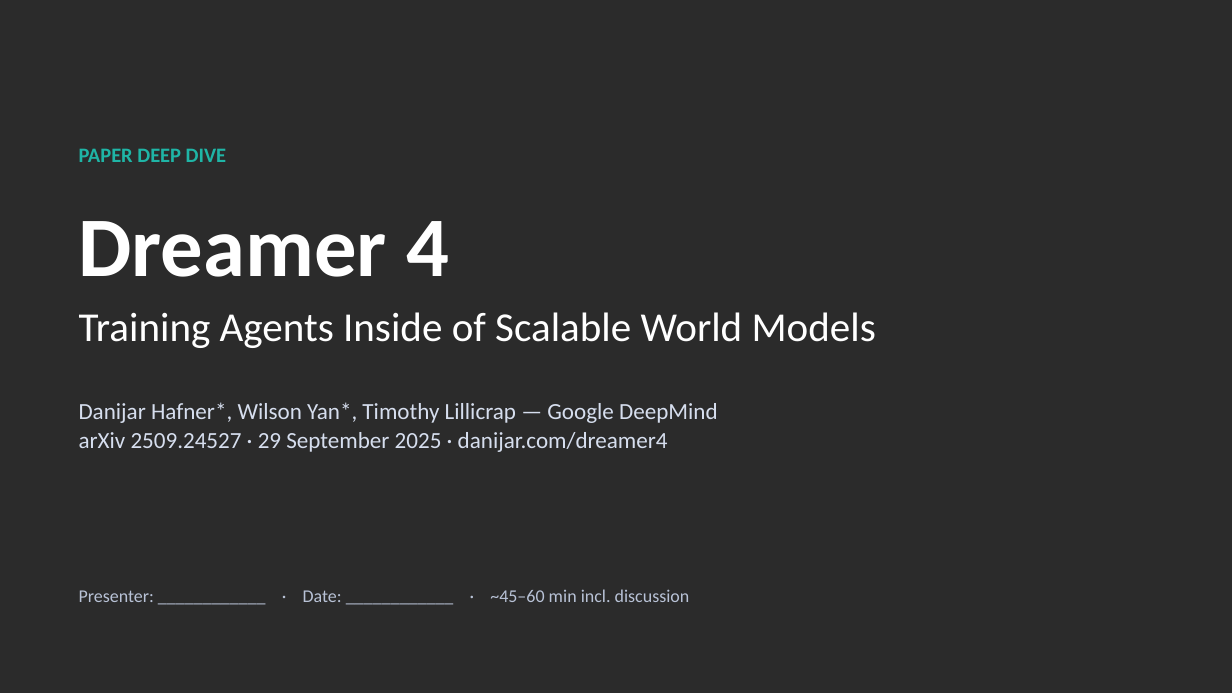
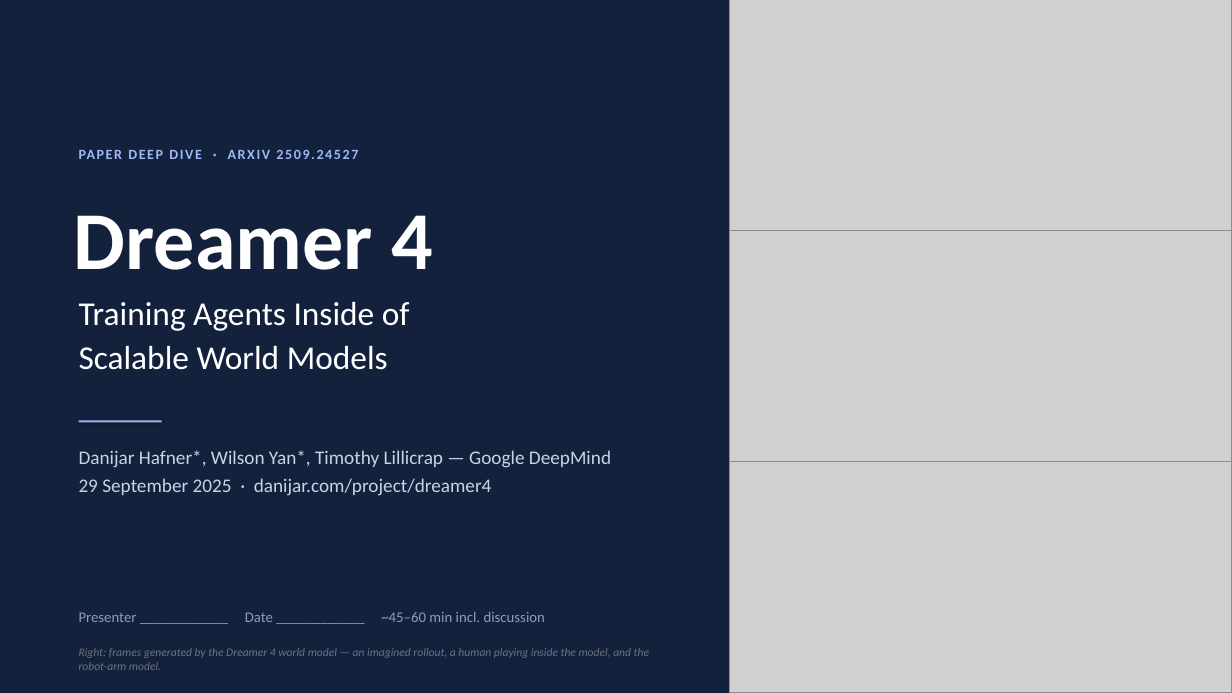
Before and after one commit to HarmannBitte/Dreamer-4, a slide deck: slide 1 of presentation/Dreamer4_Deep_Dive.pptx. Drawn at 1232x693 pixels with LibreOffice and Linux fonts; fonts in the diff are those of the drawing; grey boxes stand for pictures; background and template pictures are left out; a plain dark background stands for a picture behind light text. Boxes give left, top, right and bottom in pixels: in the first picture for what was removed or moved away, otherwise in the second. Text is boxed around its words. In the diff, an @@ line names an element or a change of style, - is before the commit and + after.

```diff
--- a/presentation/Dreamer4_Deep_Dive.pptx
+++ b/presentation/Dreamer4_Deep_Dive.pptx
@@ background picture (left out) to #FFFFFF @@
@@ rectangle added at (x1=0, y1=0, x2=1232, y2=693), fill #14213D @@
@@ picture added at (x1=730, y1=0, x2=1232, y2=231) @@
@@ text at (x1=79, y1=148, x2=226, y2=162): text changed; size 16 to 11 pt; text colour #1FB5A6 to #9DB8F5 @@
-PAPER DEEP DIVE
+PAPER DEEP DIVE · ARXIV 2509.24527
@@ text "Dreamer 4" at (x1=74, y1=215, x2=434, y2=270): size 66 to 64 pt @@
@@ picture added at (x1=730, y1=231, x2=1232, y2=462) @@
@@ text at (x1=79, y1=302, x2=410, y2=370): text changed; size 32 to 26 pt @@
-Training Agents Inside of Scalable World Models
+Training Agents Inside of
+Scalable World Models
@@ text "Danijar Hafner*, Wilson Yan*, Timothy ..." moved from (x1=79, y1=402, x2=718, y2=452) to (x1=79, y1=450, x2=611, y2=496) @@
@@ rectangle added at (x1=79, y1=421, x2=162, y2=422), fill #9DB8F5 @@
@@ text at (x1=79, y1=478, x2=492, y2=496): text changed; size 18 to 15 pt; text colour #D6DEEE to #C9D3E6 @@
-arXiv 2509.24527 · 29 September 2025 · danijar.com/dreamer4
+29 September 2025 · danijar.com/project/dreamer4
@@ text at (x1=79, y1=450, x2=611, y2=468): size 18 to 15 pt, text colour #D6DEEE to #C9D3E6 in "Danijar Hafner*, Wilson Yan*, Timothy Lillicrap — ..."; line spacing 1.05 to 1.2 @@
@@ picture added at (x1=730, y1=462, x2=1232, y2=693) @@
@@ text at (x1=79, y1=612, x2=545, y2=622): text changed; size 14 to 11.5 pt; text colour #B8C2D6 to #8F9BB8 @@
-Presenter: ____________ · Date: ____________ · ~45–60 min incl. discussion
+Presenter ____________ Date ____________ ~45–60 min incl. discussion
@@ text added at (x1=79, y1=648, x2=649, y2=670), 9 pt, text #6B7280, italic @@
+Right: frames generated by the Dreamer 4 world model — an imagined rollout, a human playing inside the model, and the robot-arm model.
```
Also in this commit, not shown: 38 other slides changed, 6 other files.
